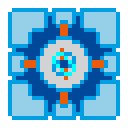
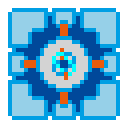
Revision of a layered 128px x 128px image; what changed, layer by layer:
painted on "Laag 1" over (x1=64, y1=68, x2=68, y2=76)
